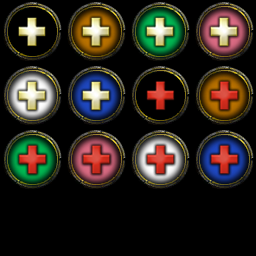
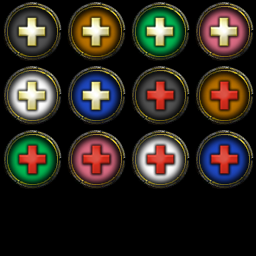
The second 256 × 256 image is a revision of the first. Changes to its layers:
added layer "other" (1st of 3, in "Friends" › "Friend Other") in group "Friend Other" over [6, 5, 59, 59]
added layer "other" (2nd of 3, in "Enemies" › "Enemy Other") in group "Enemy Other" over [134, 69, 187, 123]
